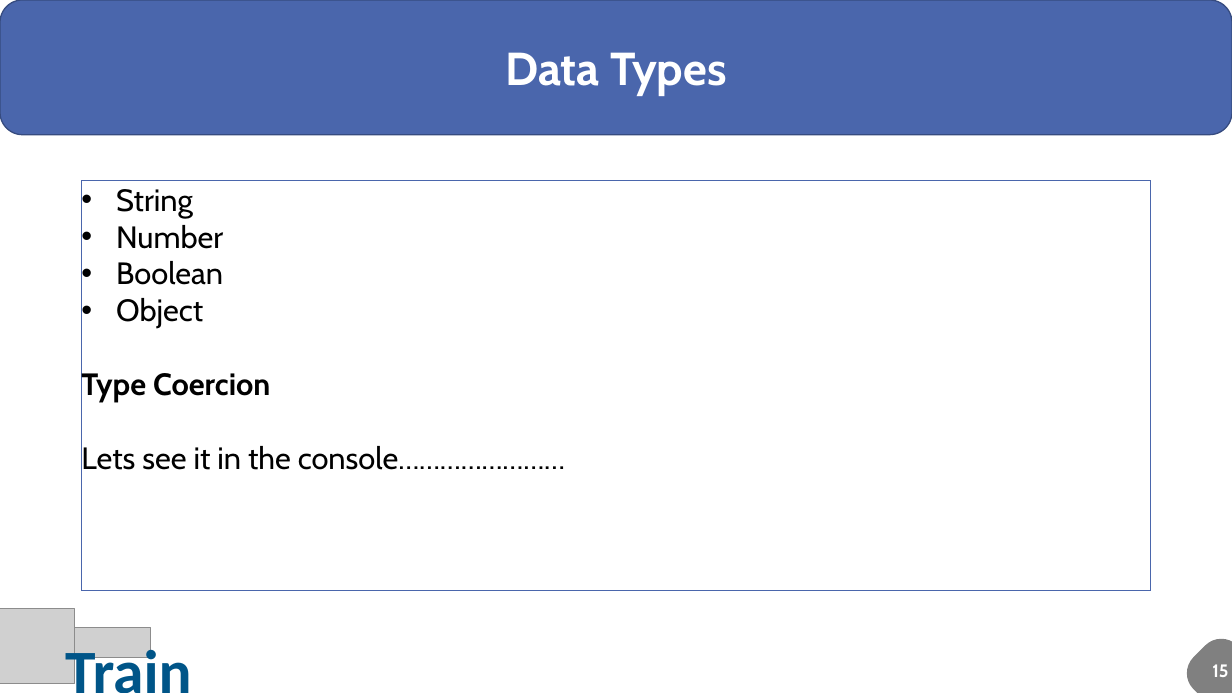
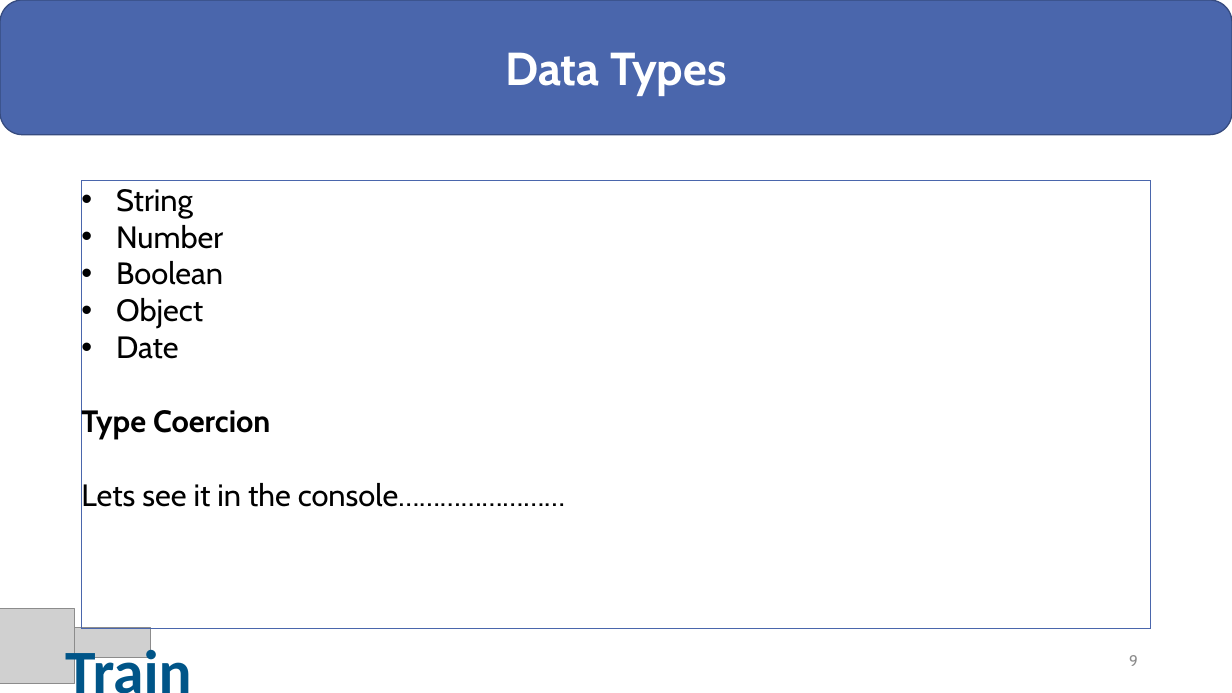
Before and after one commit to sesh86/HTML_CSS, a slide deck: slide 9 of iTrain - JS.pptx. Drawn at 1232x693 pixels with LibreOffice and Linux fonts; fonts in the diff are those of the drawing; grey boxes stand for pictures. Boxes give left, top, right and bottom in pixels: in the first picture for what was removed or moved away, otherwise in the second. Text is boxed around its words. In the diff, an @@ line names an element or a change of style, - is before the commit and + after.

```diff
--- a/iTrain - JS.pptx
+++ b/iTrain - JS.pptx
@@ rectangle "String" resized from (x1=81, y1=180, x2=1151, y2=591) to (x1=81, y1=180, x2=1151, y2=628) @@
@@ text in rectangle at (x1=116, y1=336, x2=179, y2=359): paragraph added @@
+• Date
@@ page number added at (x1=1129, y1=655, x2=1138, y2=666), 12 pt, text #8C8C8C @@
+9
@@ freeform shape removed at (x1=1178, y1=630, x2=1232, y2=693) @@
@@ text removed at (x1=1212, y1=664, x2=1228, y2=677) @@
-15
```
Also in this commit, not shown: 14 other slides changed, 12 slides added.
